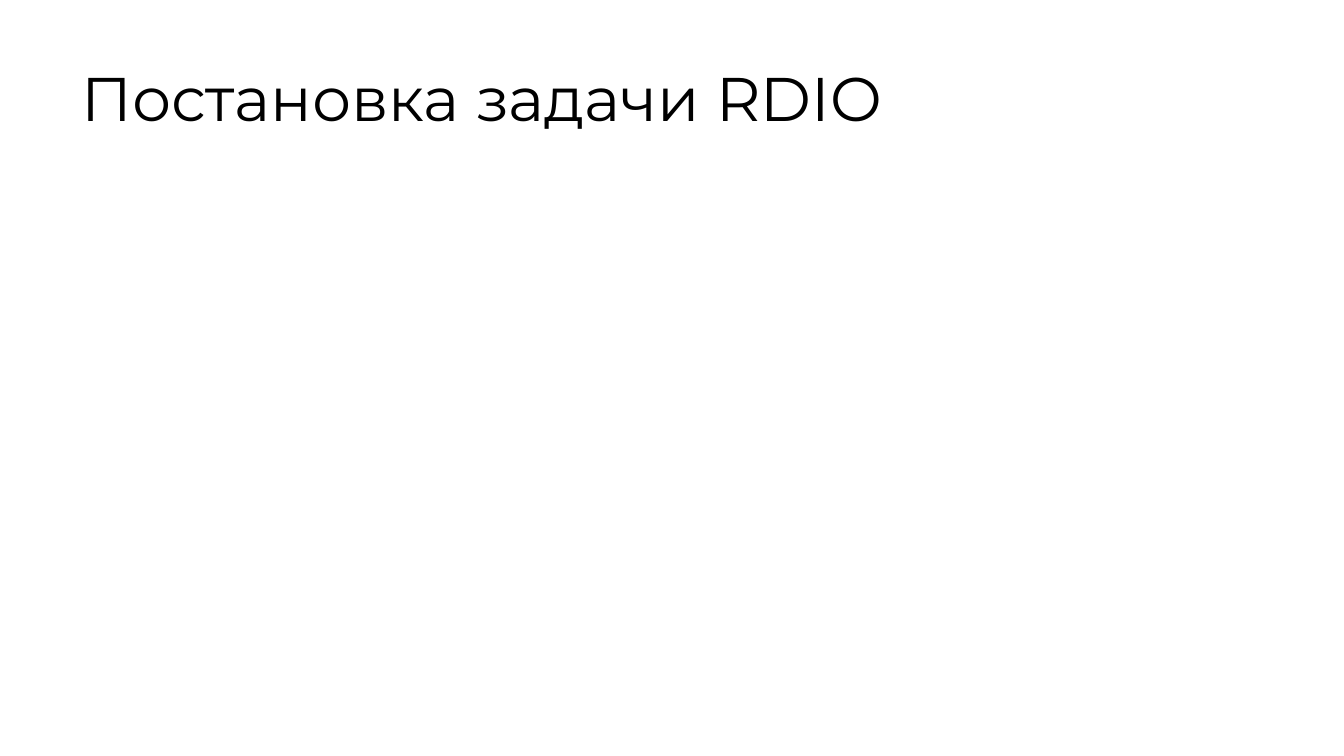
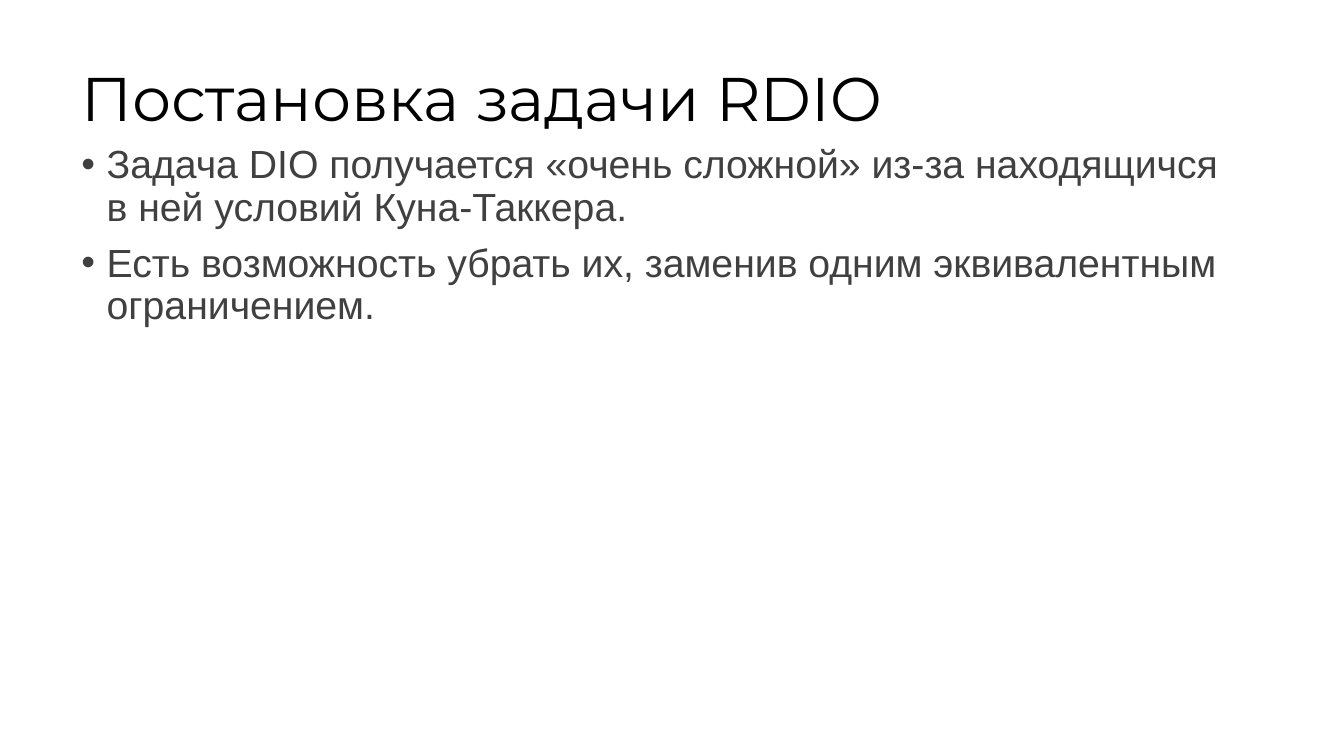
Before and after one commit to Spyke09/Inverese-Programming, a slide deck: slide 12 of docs/presentations/Data-Driven Inverse Optimization.pptx. Drawn at 1344x756 pixels with LibreOffice and Linux fonts; fonts in the diff are those of the drawing; grey boxes stand for pictures. Boxes give left, top, right and bottom in pixels: in the first picture for what was removed or moved away, otherwise in the second. Text is boxed around its words. In the diff, an @@ line names an element or a change of style, - is before the commit and + after.

```diff
--- a/docs/presentations/Data-Driven Inverse Optimization.pptx
+++ b/docs/presentations/Data-Driven Inverse Optimization.pptx
@@ text added at bbox=[107, 149, 1218, 327], 28 pt, text #404040 @@
+• Задача DIO получается «очень сложной» из-за находящичся в ней условий Куна-Таккера.
+• Есть возможность убрать их, заменив одним эквивалентным ограничением.
```
Also in this commit, not shown: 1 other file.
